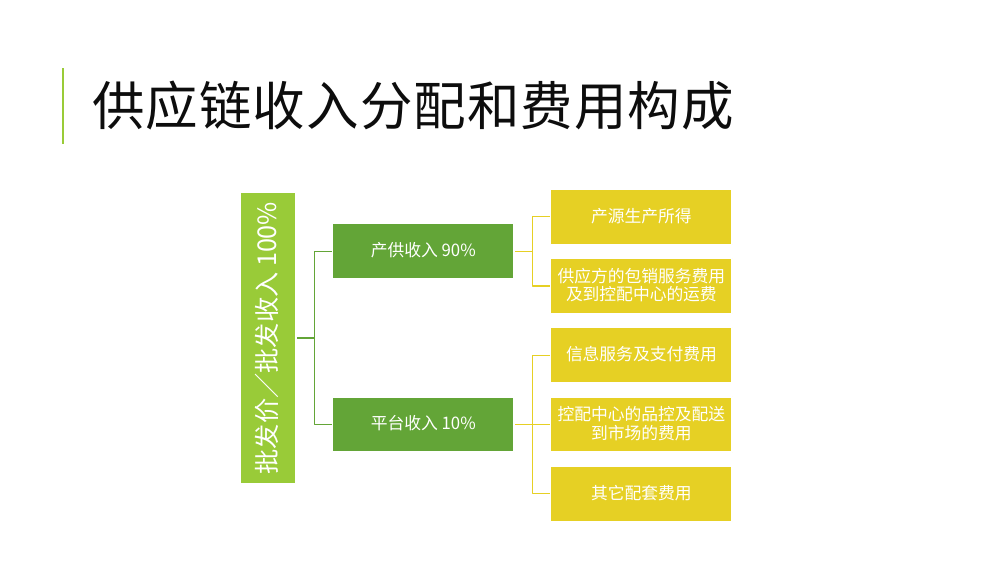
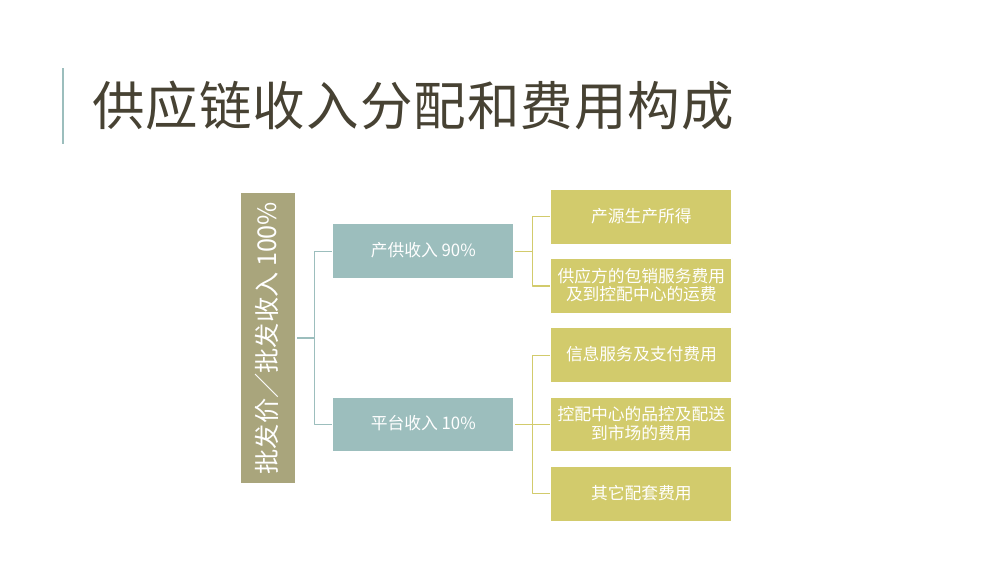
Before and after one commit to jzgi/chainsmart, a slide deck: slide 22 of Docs/品链供销平台.pptx. Drawn at 1008x567 pixels with LibreOffice and Linux fonts; fonts in the diff are those of the drawing. Boxes give left, top, right and bottom in pixels: in the first picture for what was removed or moved away, otherwise in the second. Text is boxed around its words. In the diff, an @@ line names an element or a change of style, - is before the commit and + after.

```diff
--- a/Docs/品链供销平台.pptx
+++ b/Docs/品链供销平台.pptx
@@ title "供应链收入分配和费用构成" at box(92, 80, 734, 130): text colour #0D0D0D to #474233 @@
@@ line (63, 144) - (63, 68): stroke #99CB38 1.5 pt to #9CBEBD 1.5 pt @@
@@ rectangle at box(241, 192, 296, 484): fill #99CB38 to #A9A57C @@
@@ rectangle at box(333, 224, 514, 279): fill #63A537 to #9CBEBD @@
@@ outline #E6D024 1.25 pt to #D2CB6C 1.25 pt in 5 elements at box(514, 425, 551, 495), box(514, 421, 551, 429), box(514, 355, 551, 425), box(514, 252, 551, 287), box(514, 217, 551, 252) @@
@@ freeform shape at box(296, 252, 333, 339): outline #63A537 1.25 pt to #9CBEBD 1.25 pt @@
@@ freeform shape at box(296, 338, 333, 425): outline #63A537 1.25 pt to #9CBEBD 1.25 pt @@
@@ rectangle at box(333, 397, 514, 452): fill #63A537 to #9CBEBD @@
@@ fill #E6D024 to #D2CB6C in 5 elements at box(551, 189, 732, 244), box(551, 259, 732, 314), box(551, 327, 732, 383), box(551, 397, 732, 452), box(551, 467, 732, 522) @@
```
Also in this commit, not shown: 27 other slides changed, 13 other files.
